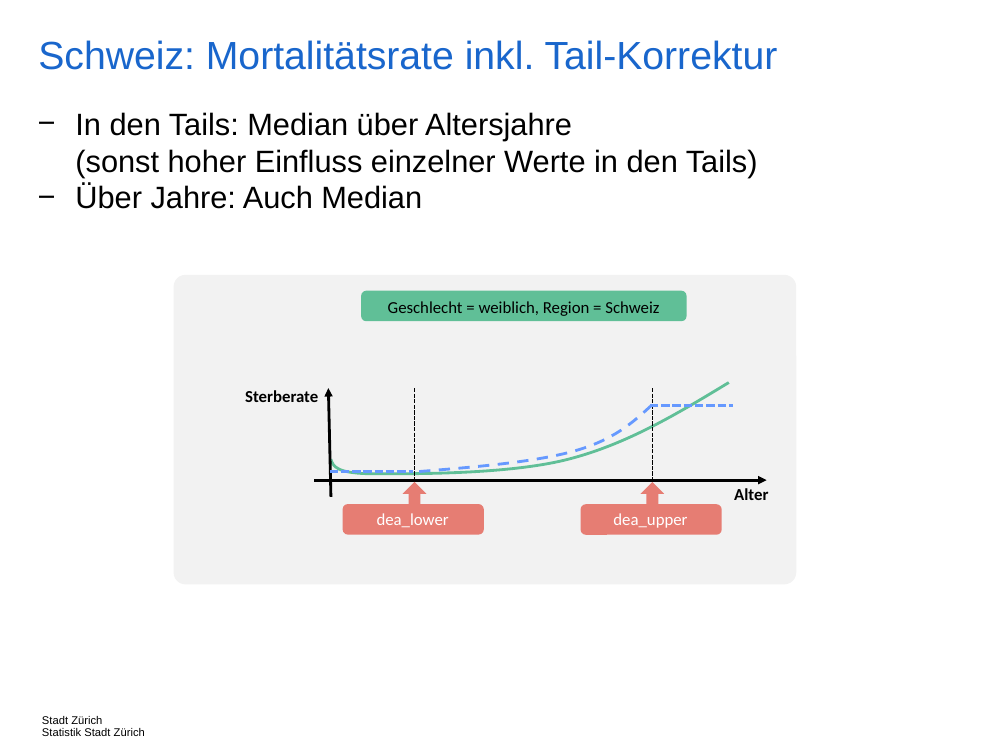
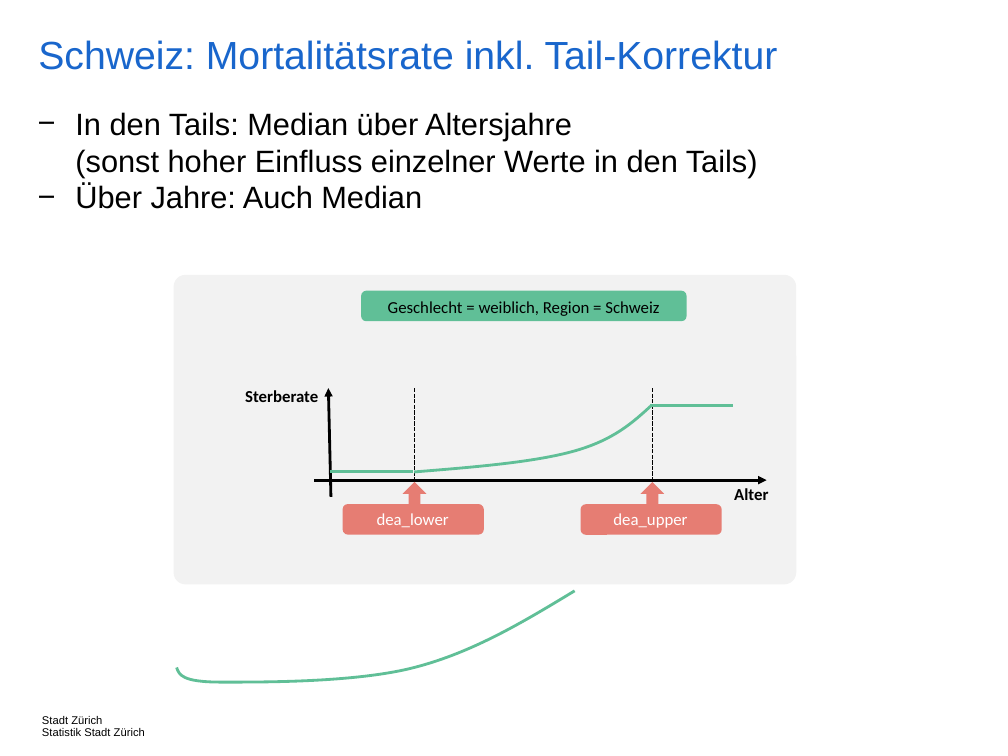
Before and after one commit to StatistikStadtZuerich/BevSzen, a slide deck: slide 20 of 2020phase2/5_Documentation/Concepts.pptx. Drawn at 1008x756 pixels with LibreOffice and Linux fonts; fonts in the diff are those of the drawing. Boxes give left, top, right and bottom in pixels: in the first picture for what was removed or moved away, otherwise in the second. Text is boxed around its words. In the diff, an @@ line names an element or a change of style, - is before the commit and + after.

```diff
--- a/2020phase2/5_Documentation/Concepts.pptx
+++ b/2020phase2/5_Documentation/Concepts.pptx
@@ freeform shape at box(414, 405, 658, 495): outline #6699FF 2 pt dashed to #60BF97 2 pt @@
@@ line (650, 405) - (734, 405): stroke #6699FF 2 pt dashed to #60BF97 2 pt @@
@@ line (330, 472) - (413, 472): stroke #6699FF 2 pt dashed to #60BF97 2 pt @@
@@ freeform shape: place and size @@
-freeform shape at box(331, 382, 729, 474)
+freeform shape at box(176, 591, 575, 682)
```
Also in this commit, not shown: 4 other slides changed, 2 other files.
